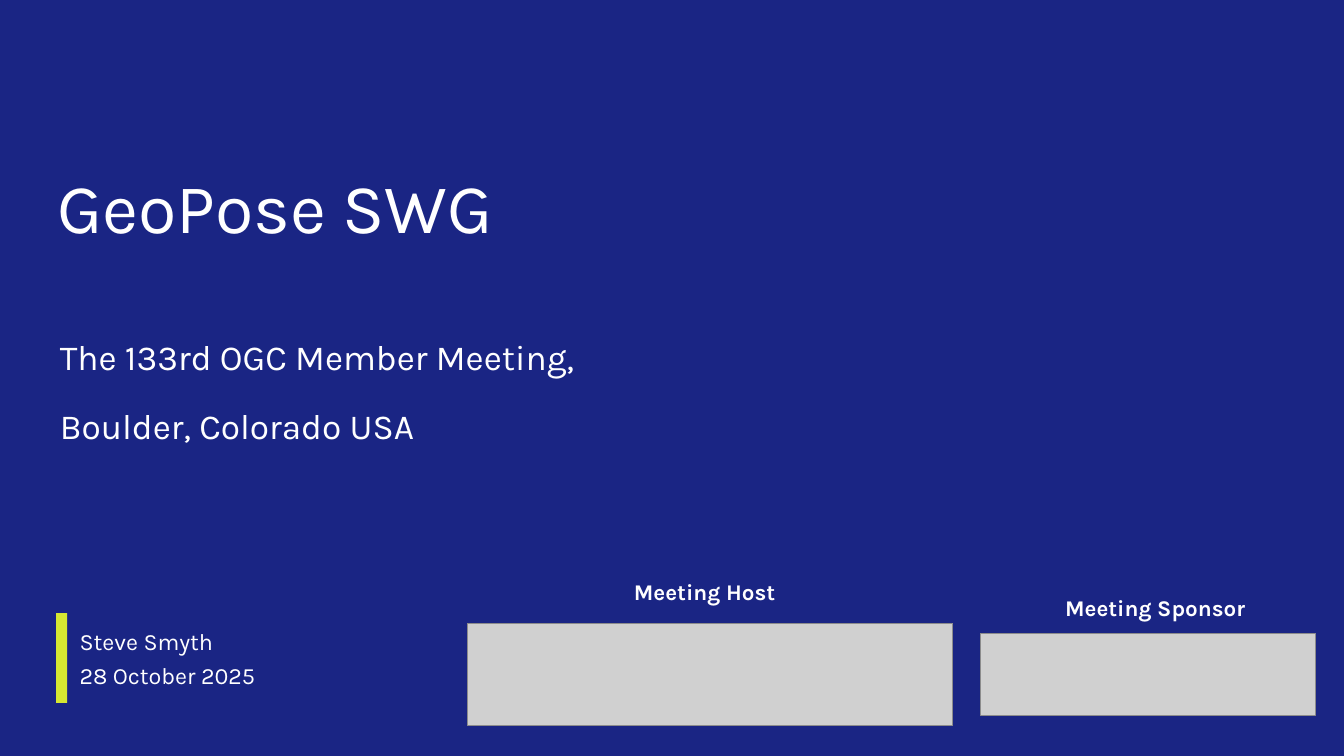
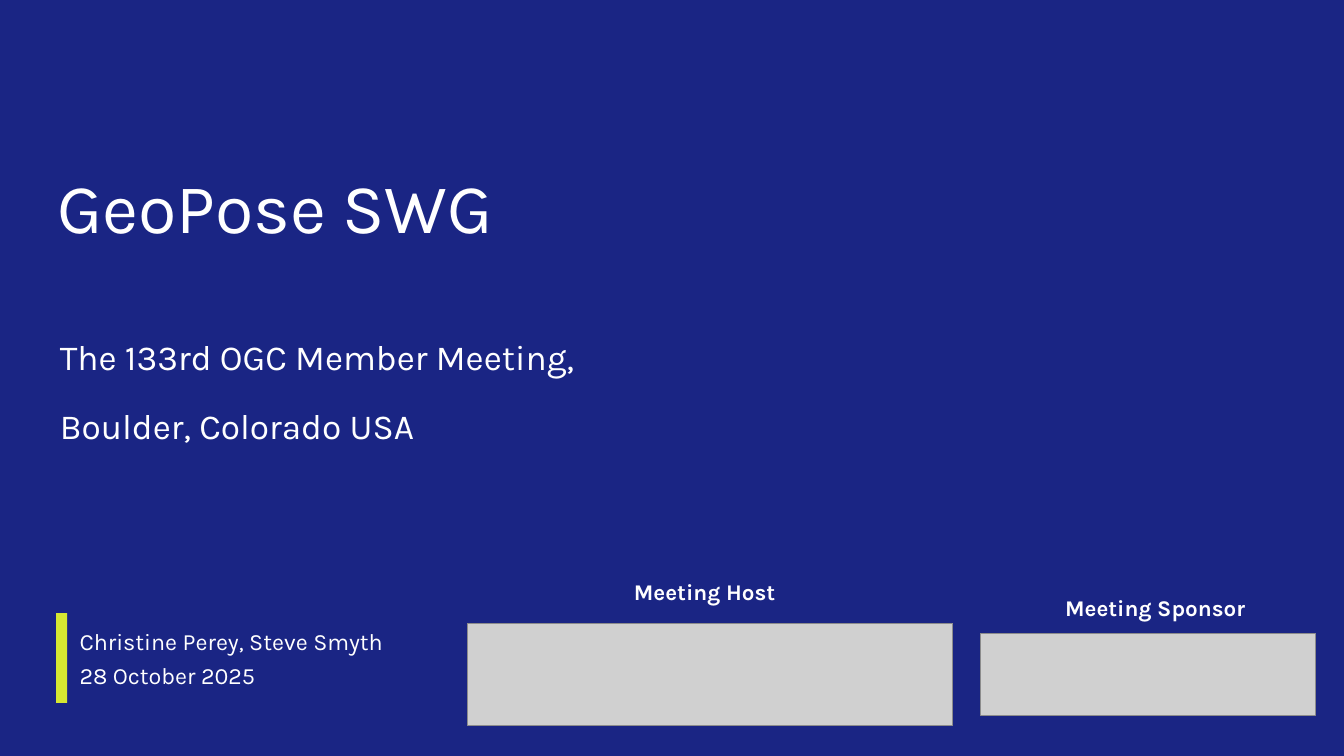
Before and after one commit to opengeospatial/GeoPose, a slide deck: slide 1 of Presentations/Boulder_2025/2025_October_Chair_Slides_GeoPoseSWG.pptx. Drawn at 1344x756 pixels with LibreOffice and Linux fonts; fonts in the diff are those of the drawing; grey boxes stand for pictures; background and template pictures are left out. Boxes give left, top, right and bottom in pixels: in the first picture for what was removed or moved away, otherwise in the second. Text is boxed around its words. In the diff, an @@ line names an element or a change of style, - is before the commit and + after.

```diff
--- a/Presentations/Boulder_2025/2025_October_Chair_Slides_GeoPoseSWG.pptx
+++ b/Presentations/Boulder_2025/2025_October_Chair_Slides_GeoPoseSWG.pptx
@@ title at [80, 634, 383, 685]: text changed @@
-Steve Smyth
-28 October 2025
+Christine Perey, Steve Smyth
+28 October 2025
```
Also in this commit, not shown: 1 other slide changed, 4 slides added, 1 slide removed.
